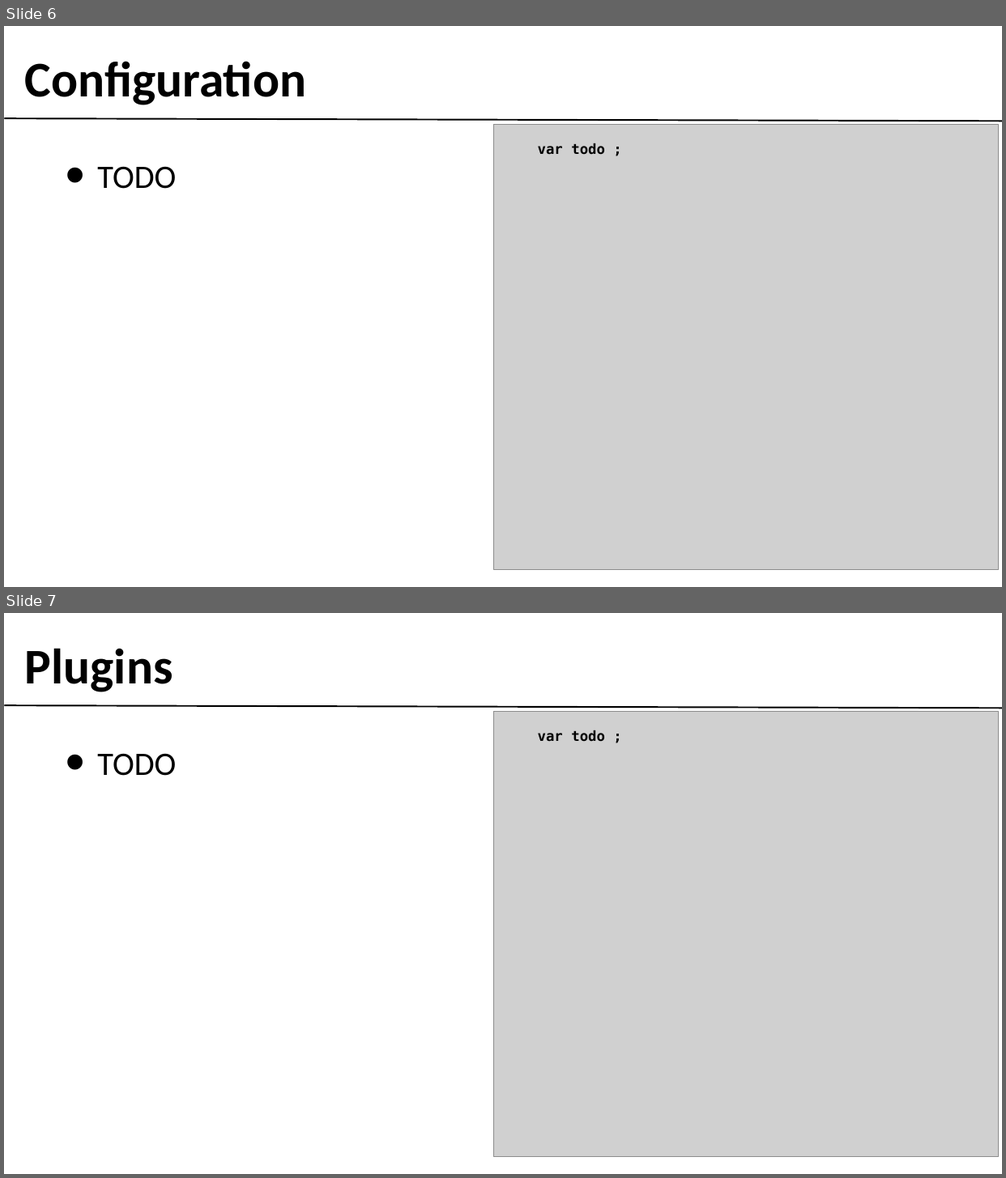
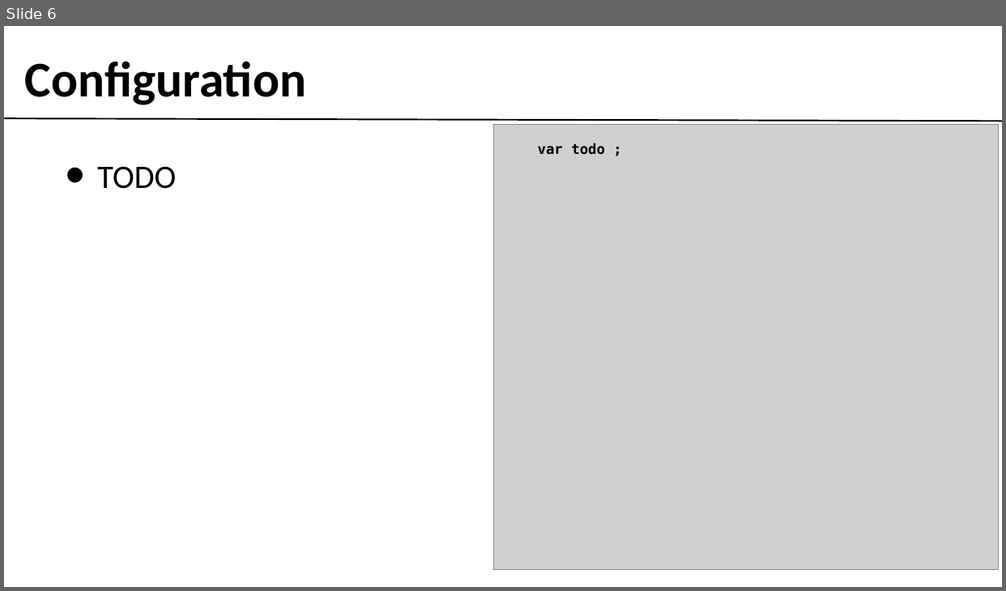
Before and after one commit to gobengo/devoxx-panorama-js-testing, a slide deck: doc/qunit_part.ppt. Shown one above the other, each under a label of ours: slides 6 and 7 before the commit, slide 6 after it. The pictures are 1006x1178 and 1006x591 pixels, drawn with LibreOffice and Linux fonts; fonts in the diff are those of the drawing; grey boxes stand for pictures; background and template pictures are left out. Boxes give left, top, right and bottom in pixels: in the first picture for what was removed or moved away, otherwise in the second. Text is boxed around its words. In the diff, an @@ line names an element or a change of style, - is before the commit and + after.

```diff
--- a/doc/qunit_part.ppt
+++ b/doc/qunit_part.ppt
@@ slide 7 removed at (4,613,1002,1174), background #FFFFFF; not listed: 1 template element that a slide beside it also shows @@
@@ text removed at (25,648,173,692) @@
-Plugins
@@ picture removed at (494,712,999,1157) @@
@@ text removed at (538,730,605,742) @@
-var todo ;
@@ text removed at (97,753,176,776) @@
-• TODO
```
Also in this commit, not shown: 1 slide changed, 3 slides added, 2 other slides removed, 2 other files.
